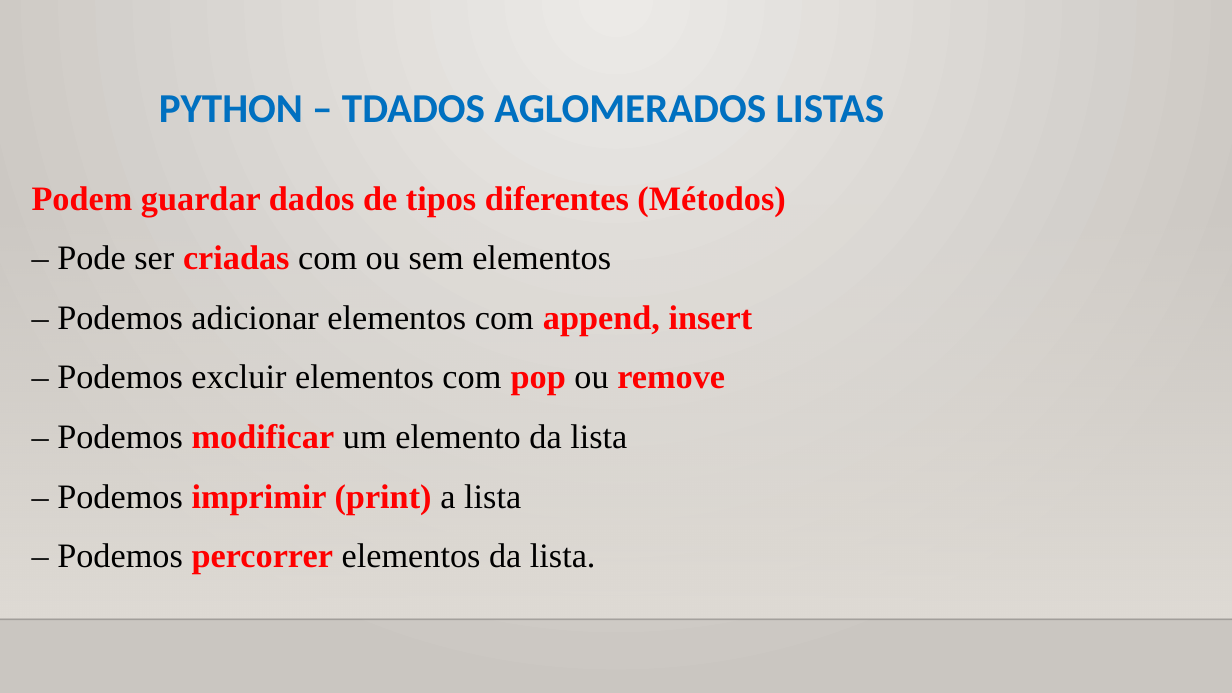
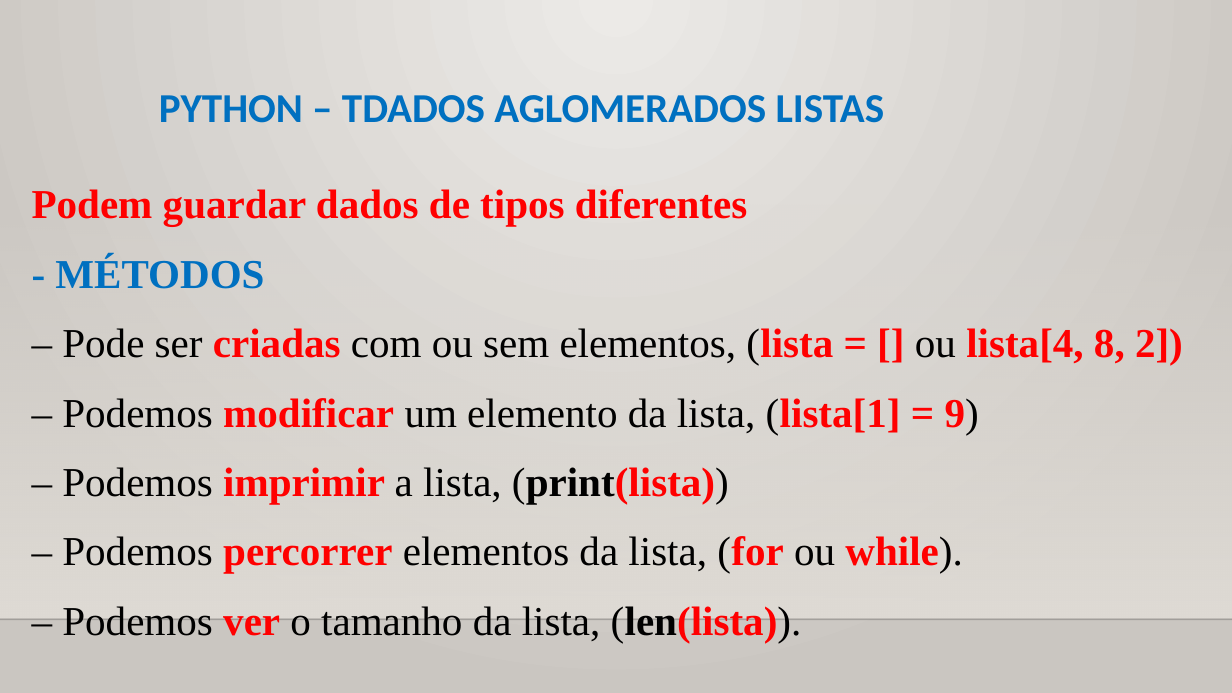
Before and after one commit to CloudEducationBrazil/WydenUniRuyPythonRAD, a slide deck: slide 5 of 01 Classes/Aula 07 RAD Python - Tipos de Dados Aglomerados.pptx. Drawn at 1232x693 pixels with LibreOffice and Linux fonts; fonts in the diff are those of the drawing; background and template pictures are left out. Boxes give left, top, right and bottom in pixels: in the first picture for what was removed or moved away, otherwise in the second. Text is boxed around its words. In the diff, an @@ line names an element or a change of style, - is before the commit and + after.

Commit message:
PPTs Python Aula 7 e 8 17092022

```diff
--- a/01 Classes/Aula 07 RAD Python - Tipos de Dados Aglomerados.pptx
+++ b/01 Classes/Aula 07 RAD Python - Tipos de Dados Aglomerados.pptx
@@ text at (x1=32, y1=189, x2=1183, y2=643): text changed; size 20 to 24 pt; bold on @@
-Podem guardar dados de tipos diferentes (Métodos)
-– Pode ser criadas com ou sem elementos
-– Podemos adicionar elementos com append, insert
-– Podemos excluir elementos com pop ou remove
-– Podemos modificar um elemento da lista
-– Podemos imprimir (print) a lista
-– Podemos percorrer elementos da lista.
+Podem guardar dados de tipos diferentes
+- MÉTODOS
+– Pode ser criadas com ou sem elementos, (lista = [] ou lista[4, 8, 2])
+– Podemos modificar um elemento da lista, (lista[1] = 9)
+– Podemos imprimir a lista, (print(lista))
+– Podemos percorrer elementos da lista, (for ou while).
+– Podemos ver o tamanho da lista, (len(lista)).
```
Also in this commit, not shown: 8 other slides changed, 1 slide added, 1 other file.
